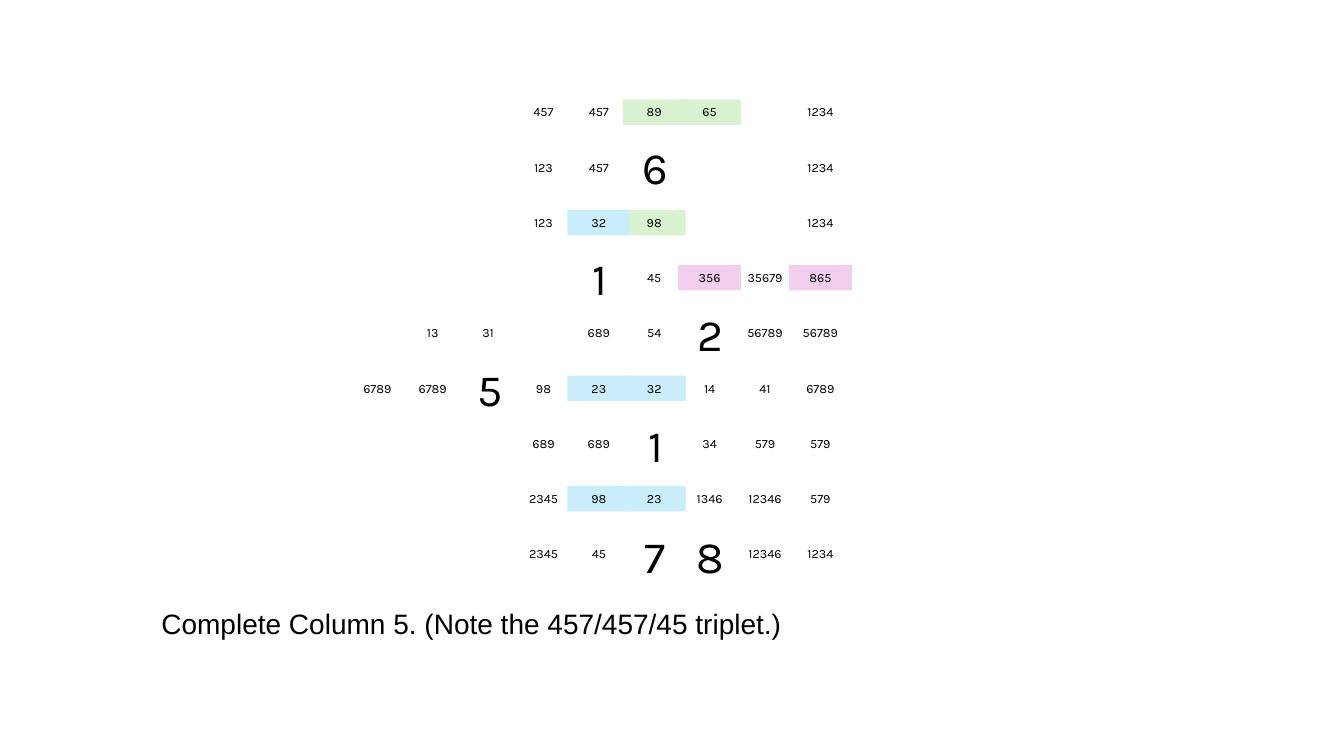
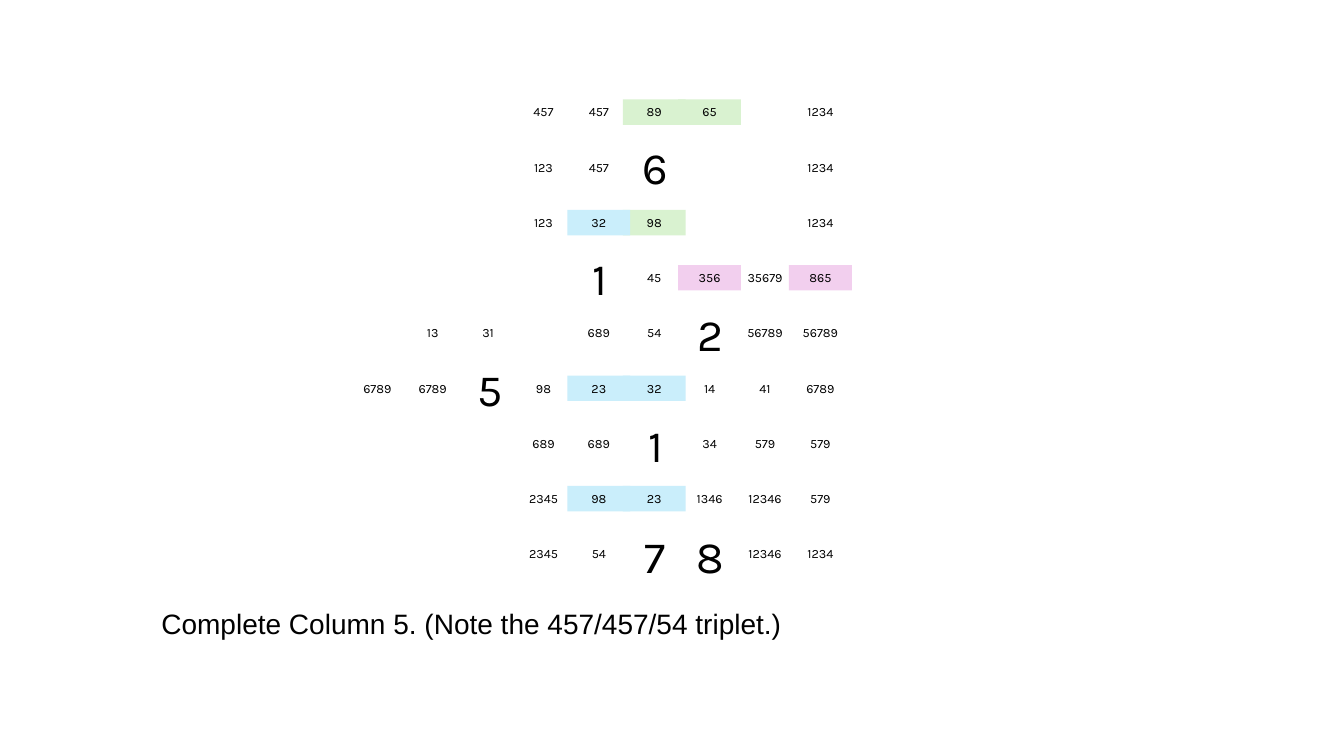
Before and after one commit to jhardis/WSJ_Number_Puzzles, a slide deck: slide 26 of 20260321_1.pptx. Drawn at 1344x756 pixels with LibreOffice and Linux fonts; fonts in the diff are those of the drawing; background and template pictures are left out. Boxes give left, top, right and bottom in pixels: in the first picture for what was removed or moved away, otherwise in the second. Text is boxed around its words. In the diff, an @@ line names an element or a change of style, - is before the commit and + after.

```diff
--- a/20260321_1.pptx
+++ b/20260321_1.pptx
@@ text at [592,550,606,558]: text changed @@
-45
+54
@@ text at [161,613,781,639]: text changed @@
-Complete Column 5. (Note the 457/457/45 triplet.)
+Complete Column 5. (Note the 457/457/54 triplet.)
```
Also in this commit, not shown: 30 other slides changed, 1 other file.
